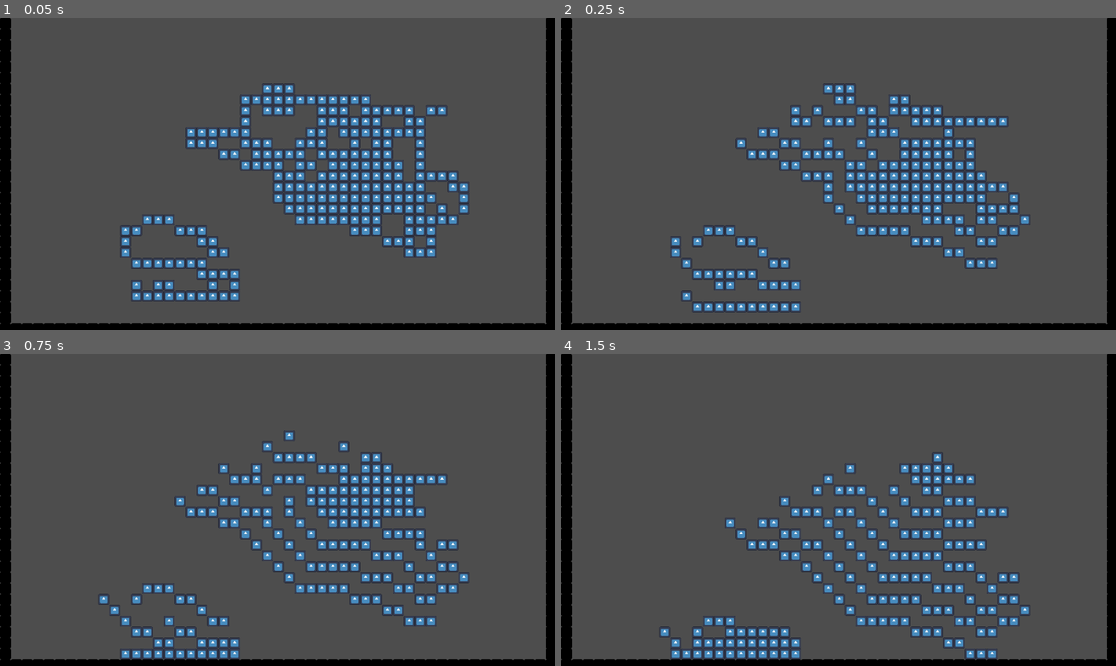
Above: before the commit, frames 1-4 (two rows, left to right).
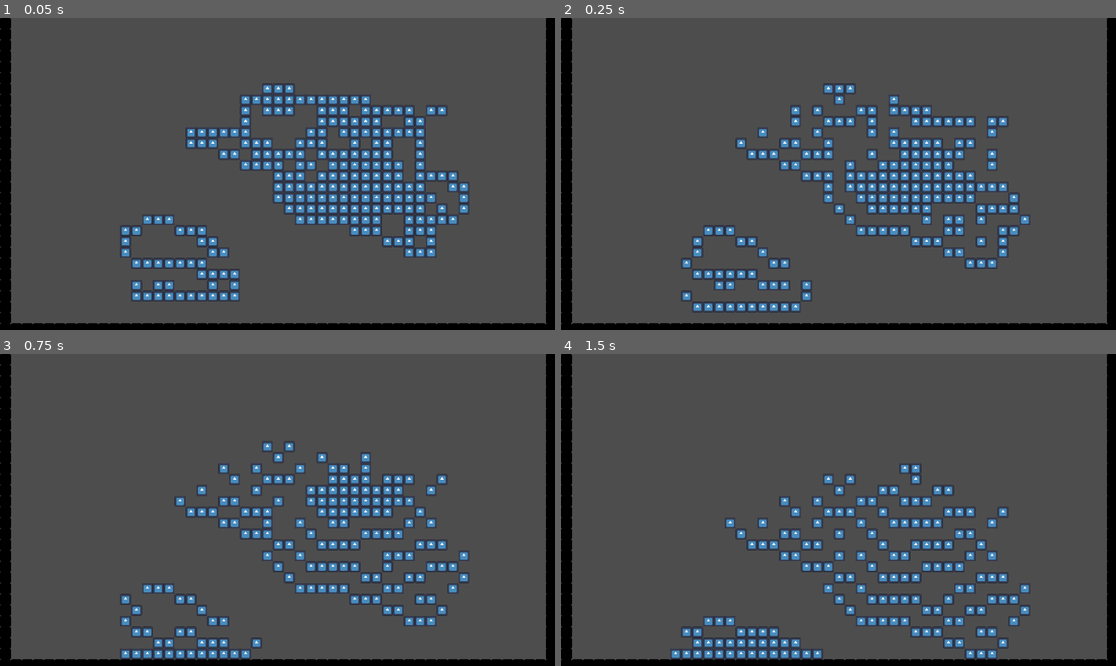
Above: after the commit, the same moments.

Repository: Shuflduf/Pixel-Sand
Game: Godot game, scene res://main.tscn
Same seed, same stepped clock (60 frames per second), same inputs: the game is played once before the commit and once after it. The engine's default icon, where the game draws it, is replaced by a stand-in: a white triangle on a blue panel in a dark square.
Inputs (mouse positions are in pixels of both pictures, inside the frame that each line leads up to):
- Up to frame 1 (0.05 s): no input
- Up to frame 2 (0.25 s): no input
- Up to frame 3 (0.75 s): move the mouse to (399, 494) at 0.52 s; click (399, 494) at 0.67 s
- Up to frame 4 (1.5 s): move the mouse to (727, 525) at 1.27 s; click (727, 525) at 1.42 s

Frame 1 is identical in both runs. In frame 2, 1.7% of the frame differs, in the area x 19-81%, y 24-91%; in frame 3, 3.2%; in frame 4, 4.4%, in the area x 17-85%, y 31-98%.

Commit message:
random sliding

Diff:
--- a/main.gd
+++ b/main.gd
@@ -5,7 +5,7 @@
 
 @onready var tile_map: TileMap = $TileMap
 
-const SLIDE_CHECK = [Vector2i(-1, 1), Vector2i(1, 1)]
+const SLIDE_CHECK = Vector2i(1, 1)
 
 # Called every frame. 'delta' is the elapsed time since the previous frame.
 func _process(delta: float) -> void:
@@ -19,11 +19,17 @@
 				tile_map.set_cell(0, Vector2i(cell.x, cell.y + 1), 0, Vector2i.ZERO)
 				tile_map.erase_cell(0, cell)
 			else:
-				for pos in SLIDE_CHECK:
-					if !cell + pos in all_tiles:
-						tile_map.set_cell(0, cell + pos, 0, Vector2i(0, 0))
+				var dir = randi_range(0, 1)
+				dir *= 2
+				dir -= 1
+				for i in 2:
+					dir *= -1
+					if !cell + Vector2i(dir, 1) in all_tiles:
+						tile_map.set_cell(0, Vector2i(cell.x + dir, cell.y + 1), 0, Vector2i.ZERO)
 						tile_map.erase_cell(0, cell)
-					break
+						break
+
+
 
 	if Input.is_mouse_button_pressed(MOUSE_BUTTON_LEFT):
 		var mouse_pos = tile_map.local_to_map(get_local_mouse_position() / tile_map.scale)
